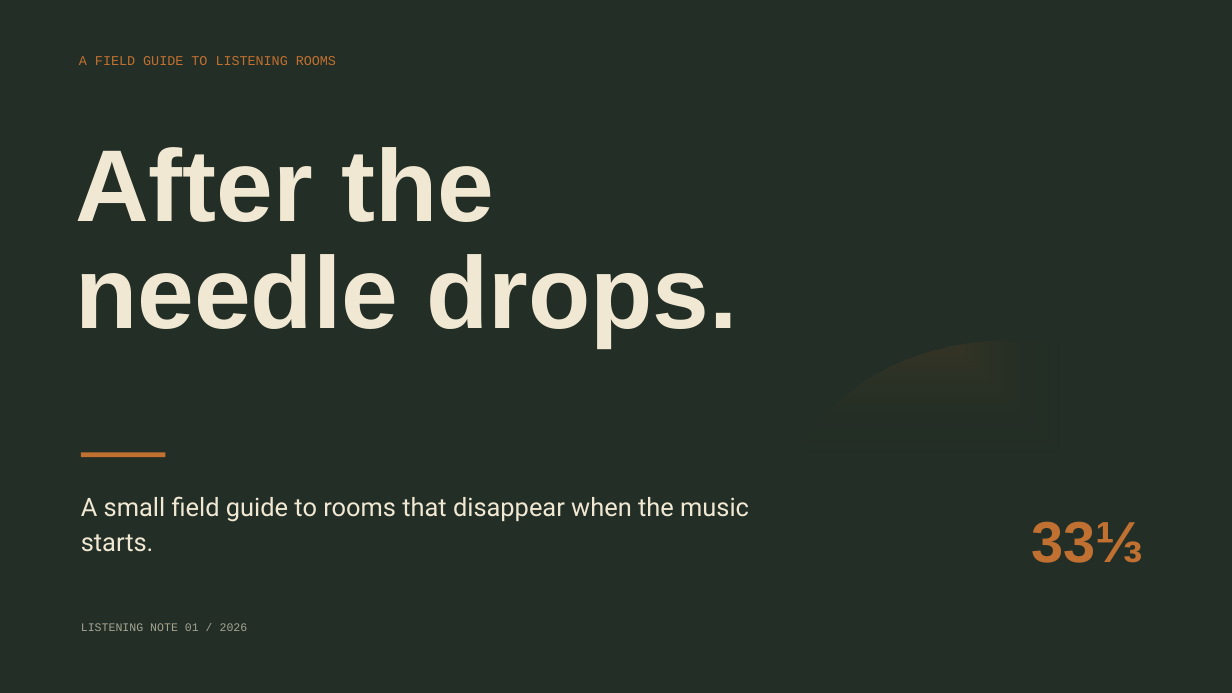
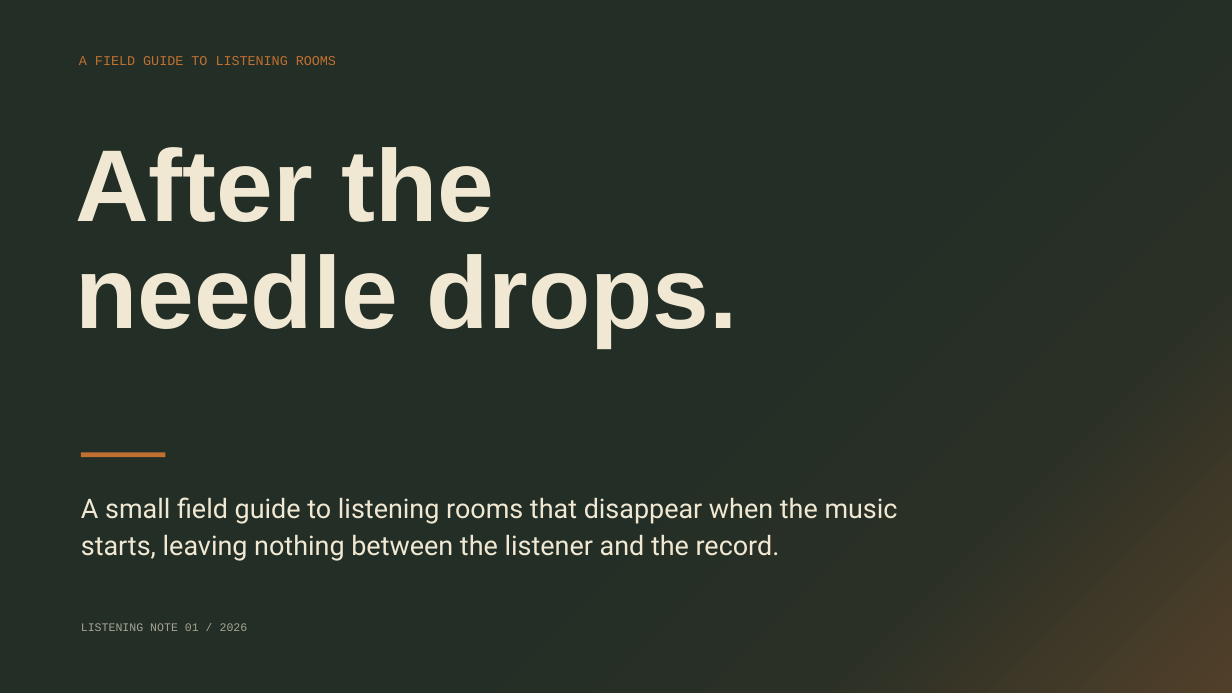
Before and after one commit to sadmann7/pptx, a slide deck: slide 1 of apps/docs/public/assets/after-the-needle-drops-mat.pptx. Drawn at 1232x693 pixels with LibreOffice and Linux fonts; fonts in the diff are those of the drawing. Boxes give left, top, right and bottom in pixels: in the first picture for what was removed or moved away, otherwise in the second. Text is boxed around its words. In the diff, an @@ line names an element or a change of style, - is before the commit and + after.

```diff
--- a/apps/docs/public/assets/after-the-needle-drops-mat.pptx
+++ b/apps/docs/public/assets/after-the-needle-drops-mat.pptx
@@ background #232E26 to gradient #232E26 to #2B3026 to #514029 @@
@@ ellipse removed at (789,341,1226,672) @@
@@ text at (81,497,898,561): text changed; size 19.7 to 21 pt @@
-A small field guide to rooms that disappear when the music starts.
+A small field guide to listening rooms that disappear when the music starts, leaving nothing between the listener and the record.
@@ text removed at (1031,521,1143,563) @@
-33⅓
```
Also in this commit, not shown: 4 other slides changed, 2 other files.
